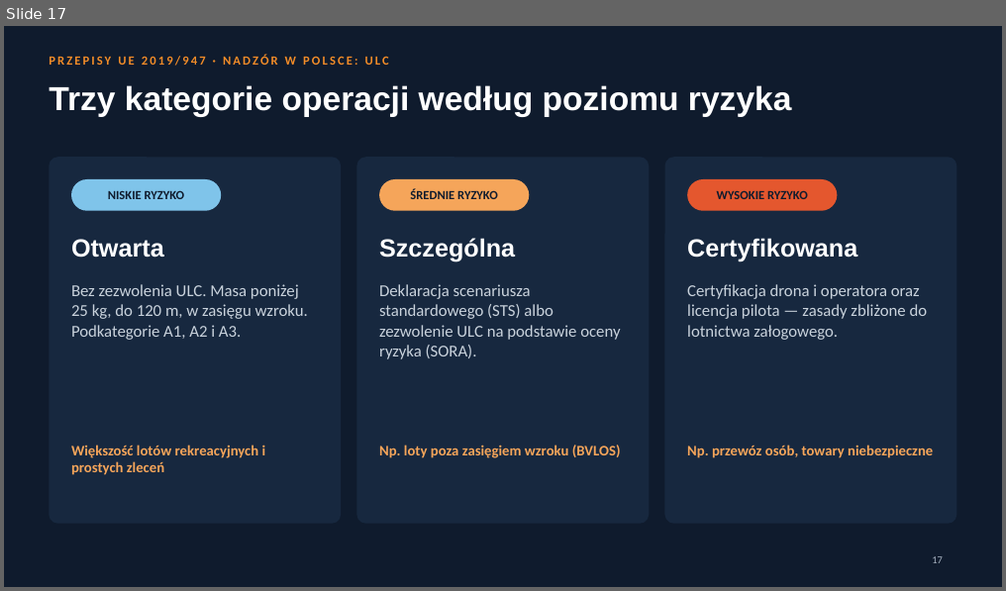
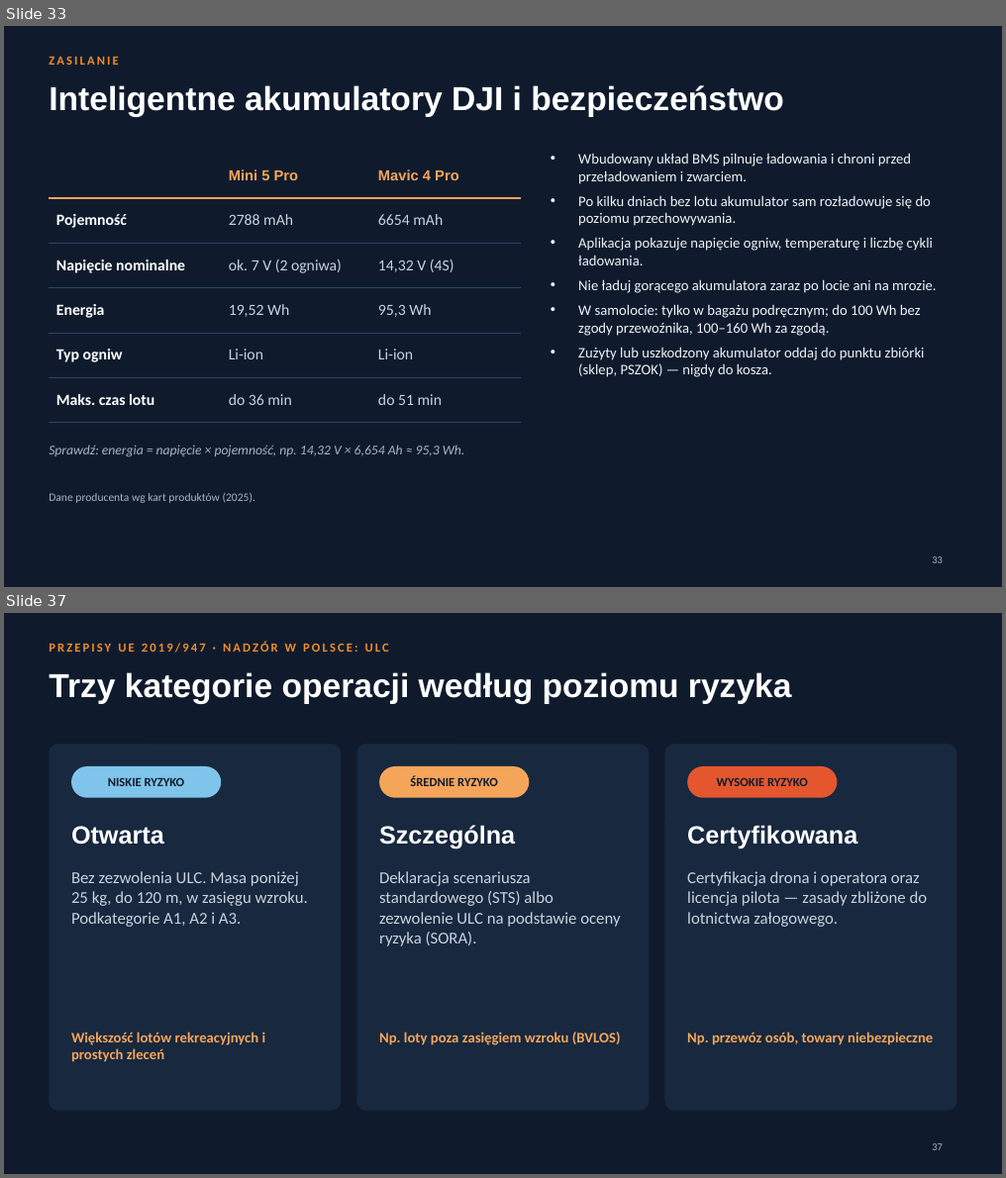
Before and after one commit to Pawel202685/psychic-octo-invention, a slide deck: Ogolna_wiedza_o_BSP.pptx. Shown one above the other, each under a label of ours: slide 17 before the commit, slides 33 and 37 after it; the slides between them are not shown. The pictures are 1006x591 and 1006x1178 pixels, drawn with LibreOffice and Linux fonts; fonts in the diff are those of the drawing. Boxes give left, top, right and bottom in pixels: in the first picture for what was removed or moved away, otherwise in the second. Text is boxed around its words. In the diff, an @@ line names an element or a change of style, - is before the commit and + after.

```diff
--- a/Ogolna_wiedza_o_BSP.pptx
+++ b/Ogolna_wiedza_o_BSP.pptx
@@ slide 33 added at [4,26,1002,587], background #0F1B2D @@
@@ text added at [49,56,118,65], 12 pt, text #F28C28, bold @@
+ZASILANIE
@@ title added at [49,85,784,117], 32 pt, text #FFFFFF, bold @@
+Inteligentne akumulatory DJI i bezpieczeństwo
@@ table added at [49,154,521,409], 6 rows, 3 columns @@
+ | Mini 5 Pro | Mavic 4 Pro
+Pojemność | 2788 mAh | 6654 mAh
+Napięcie nominalne | ok. 7 V (2 ogniwa) | 14,32 V (4S)
+Energia | 19,52 Wh | 95,3 Wh
+Typ ogniw | Li-ion | Li-ion
+Maks. czas lotu | do 36 min | do 51 min
@@ text added at [578,153,936,377], 14 pt, text #EEF2F6 @@
+• Wbudowany układ BMS pilnuje ładowania i chroni przed przeładowaniem i zwarciem.
+• Po kilku dniach bez lotu akumulator sam rozładowuje się do poziomu przechowywania.
+• Aplikacja pokazuje napięcie ogniw, temperaturę i liczbę cykli ładowania.
+• Nie ładuj gorącego akumulatora zaraz po locie ani na mrozie.
+• W samolocie: tylko w bagażu podręcznym; do 100 Wh bez zgody przewoźnika, 100–160 Wh za zgodą.
+• Zużyty lub uszkodzony akumulator oddaj do punktu zbiórki (sklep, PSZOK) — nigdy do kosza.
@@ text added at [49,445,465,458], 13 pt, text #A9B4C2, italic @@
+Sprawdź: energia = napięcie × pojemność, np. 14,32 V × 6,654 Ah ≈ 95,3 Wh.
@@ text added at [49,493,255,503], 11 pt, text #A9B4C2 @@
+Dane producenta wg kart produktów (2025).
@@ page number added at [932,557,943,564], 10 pt, text #A9B4C2 @@
+33
@@ what was slide 17 is now slide 37 @@
```
Also in this commit, not shown: 11 slides changed, 24 other slides added, 5 slides removed.
